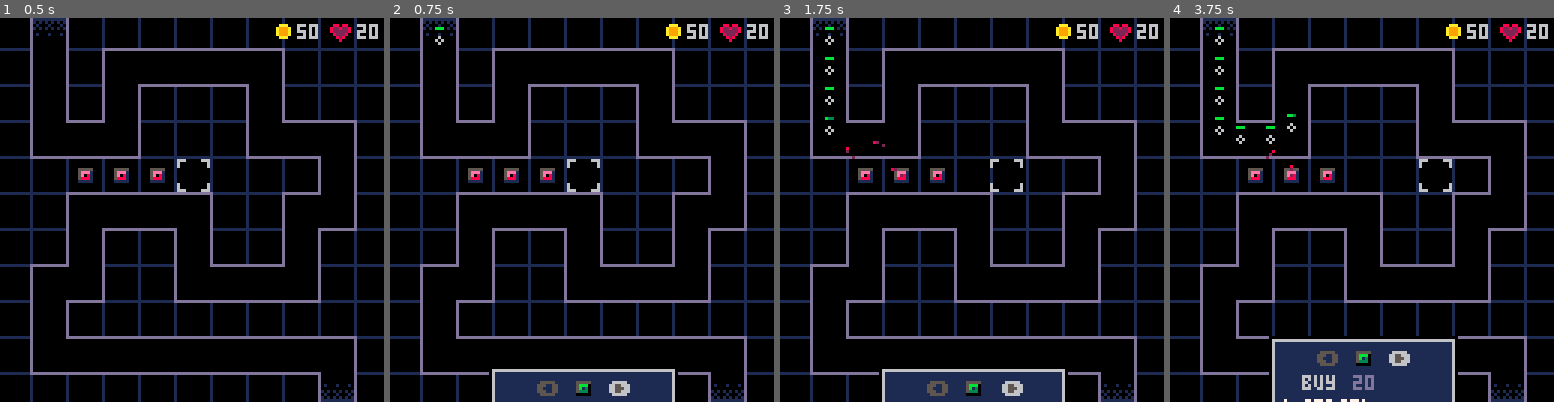
Above: before the commit, frames 1-4 (left to right).
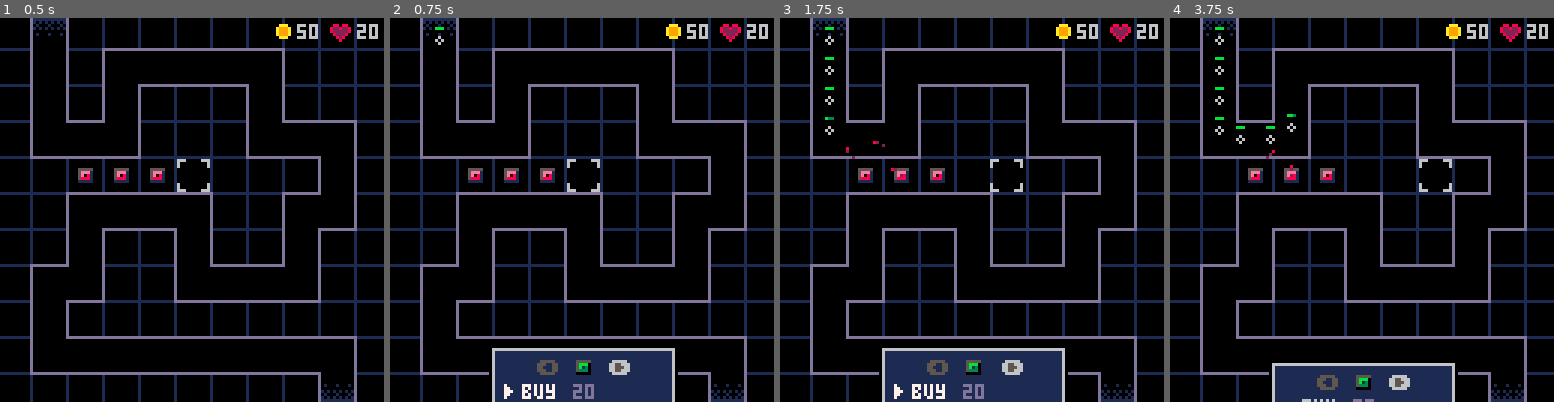
Above: after the commit, the same moments.

Repository: beardedsakimonkey/pixel_td.p8
Game: PICO-8 cartridge pixel_td.p8
Same seed, same stepped clock (60 frames per second), same inputs: the game is played once before the commit and once after it.
Inputs:
- Up to frame 1 (0.5 s): tap X (X key) at 0.33 s
- Up to frame 2 (0.75 s): tap O (Z key) at 0.7 s
- Up to frame 3 (1.75 s): tap X (X key) at 1.07 s; hold Right from 1.6 s (still down); tap O (Z key) at 1.7 s
- Up to frame 4 (3.75 s): tap X (X key) at 1.85, 2.97 s; release Right at 2.1 s; tap O (Z key) every 0.4 s from 2.1 to 3.7 s; hold Up 2.15-2.42 s; hold Right 2.47-3.03 s; hold Left 3.08-3.58 s; hold Down from 3.63 s (still down)

Frame 1 is identical in both runs. In frame 2, 3.8% of the frame differs, in the area x 26-75%, y 85-100%; in frame 3, 3.8%; in frame 4, 4.5%, in the area x 25-75%, y 82-100%.

Commit message:
convert menu to spring physics

Diff:
--- a/menu.lua
+++ b/menu.lua
@@ -4,7 +4,7 @@
 --------------------------------------------------------------------------------
 local Menu = {}
 
-local OFFSCREEN = 130
+local OFFSCREEN = 131
 
 function Menu.new(cfg)
     local m = {
@@ -14,8 +14,7 @@
         items={},
         cur_idx=1,
         y=OFFSCREEN,
-        -- track start time & y of animation to make it interruptible
-        st=0, sy=OFFSCREEN,
+        v=0,
     }
     setmetatable(m, {__index = Menu})
     return m
@@ -40,11 +39,12 @@
 end
 
 function Menu.update(m)
-    if m.is_open and m.y ~= m.dst_y then
-        m.y = lerp(m.sy, m.dst_y, easeout(min(1, (time()-m.st)*6)))
-    elseif not m.is_open and m.y ~= OFFSCREEN then
-        m.y = lerp(m.sy, OFFSCREEN, easeout(min(1, (time()-m.st)*6)))
-    end
+    local dest_y = m.is_open and m.dst_y or OFFSCREEN
+    m.y, m.v = spring(m.y, dest_y, m.v, {
+        stiffness = 180,
+        damping = 12,
+        mass = 0.25,
+    })
 end
 
 function Menu.handle_btn(m)
@@ -61,15 +61,11 @@
 
 function Menu.close(m)
     m.is_open = false
-    m.st = time()
-    m.sy = m.y
 end
 
 function Menu.open(m)
     m.is_open = true
     m.cur_idx = 1
-    m.st = time()
-    m.sy = m.y
 end
 --------------------------------------------------------------------------------
 
@@ -111,7 +107,7 @@
         m.carousel_y = lerp(
             m.carousel_sy,
             (m.sel_twr-1)*-CAROUSEL_GAP,
-            easeout(min(1, (time()-m.carousel_st)*2))
+            easeout(min(1, (time()-m.carousel_st)*4))
         )
     end
 
--- a/util.lua
+++ b/util.lua
@@ -54,3 +54,22 @@
         y=flr((y+2)/12),
     }
 end
+
+-- Based on https://github.com/chenglou/react-motion/blob/master/src/stepper.js
+function spring(cur_pos, dst_pos, cur_vel, cfg)
+    local s = cfg.stiffness or 180
+    local d = cfg.damping or 120
+    local m = cfg.mass or 1
+    local p = cfg.precision or 0.01
+
+    local Fspring = -s * (cur_pos - dst_pos)
+    local Fdamper = -d * cur_vel
+    local acc = (Fspring + Fdamper) / m
+    local new_vel = cur_vel + acc/60
+    local new_pos = cur_pos + new_vel/60
+
+    if abs(cur_vel) < p and abs(new_pos - cur_pos) < p then
+        return dst_pos, 0
+    end
+    return new_pos, new_vel
+end
